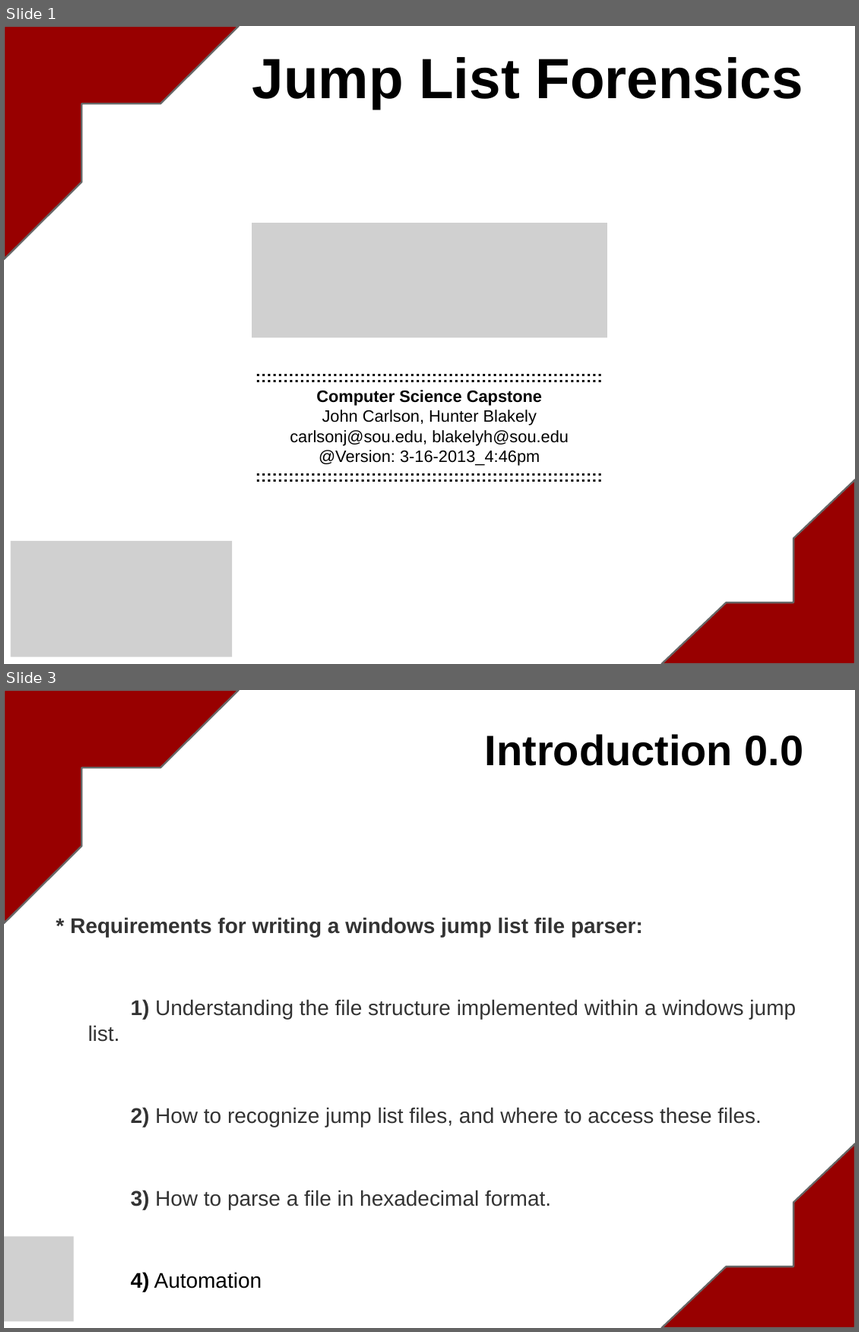
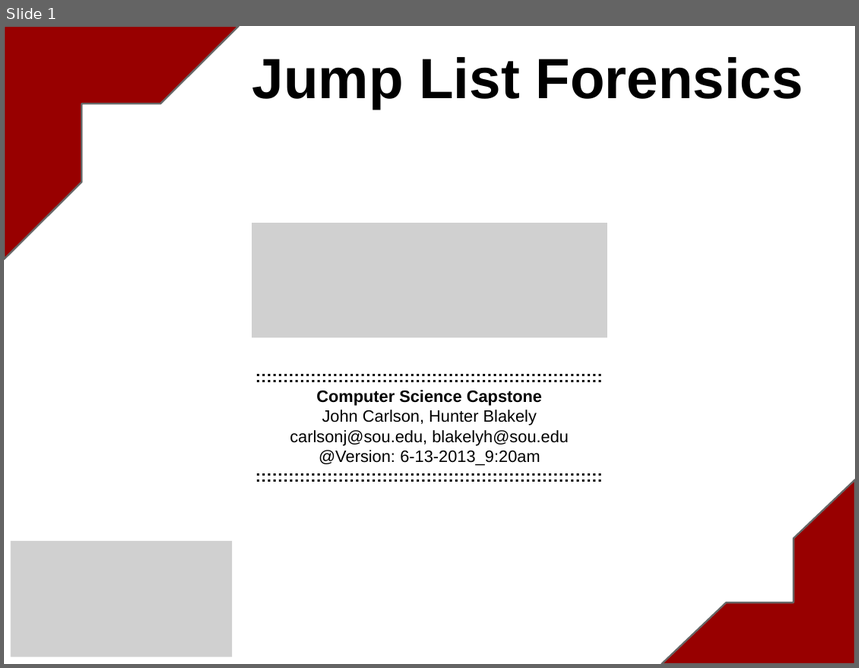
Before and after one commit to blakelyh/Jumplist, a slide deck: doc/project/WindowsJumpLists.pptx. Shown one above the other, each under a label of ours: slides 1 and 3 before the commit, slide 1 after it; the slides between them are not shown. The pictures are 859x1332 and 859x668 pixels, drawn with LibreOffice and Linux fonts; fonts in the diff are those of the drawing; grey boxes stand for pictures. Boxes give left, top, right and bottom in pixels: in the first picture for what was removed or moved away, otherwise in the second. Text is boxed around its words. In the diff, an @@ line names an element or a change of style, - is before the commit and + after.

```diff
--- a/doc/project/WindowsJumpLists.pptx
+++ b/doc/project/WindowsJumpLists.pptx
@@ slide 3 removed at [4, 690, 855, 1328], background #FFFFFF @@
@@ half frame removed at [4, 690, 239, 923] @@
@@ title removed at [485, 734, 804, 766] @@
-Introduction 0.0
@@ text removed at [70, 917, 796, 1292] @@
-* Requirements for writing a windows jump list file parser:
-1) Understanding the file structure implemented within a windows jump list.
-2) How to recognize jump list files, and where to access these files.
-3) How to parse a file in hexadecimal format.
-4) Automation
@@ half frame removed at [662, 1144, 855, 1328] @@
@@ picture removed at [4, 1236, 74, 1322] @@
@@ slide 1 changed as well @@
@@ text at [319, 450, 540, 465]: text changed @@
-@Version: 3-16-2013_4:46pm
+@Version: 6-13-2013_9:20am
```
Also in this commit, not shown: 6 other slides changed, 4 slides added, 4 other slides removed.
